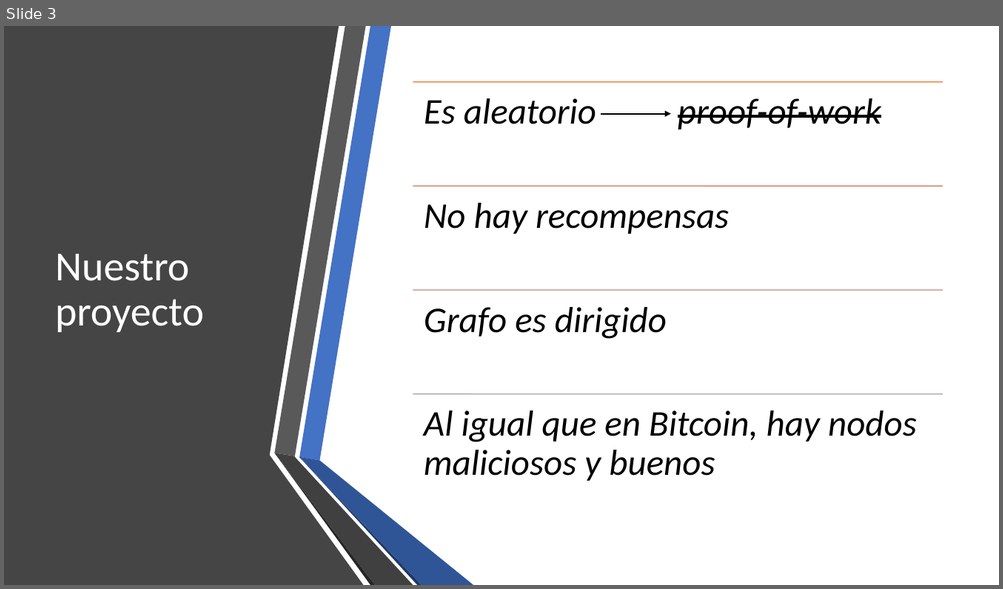
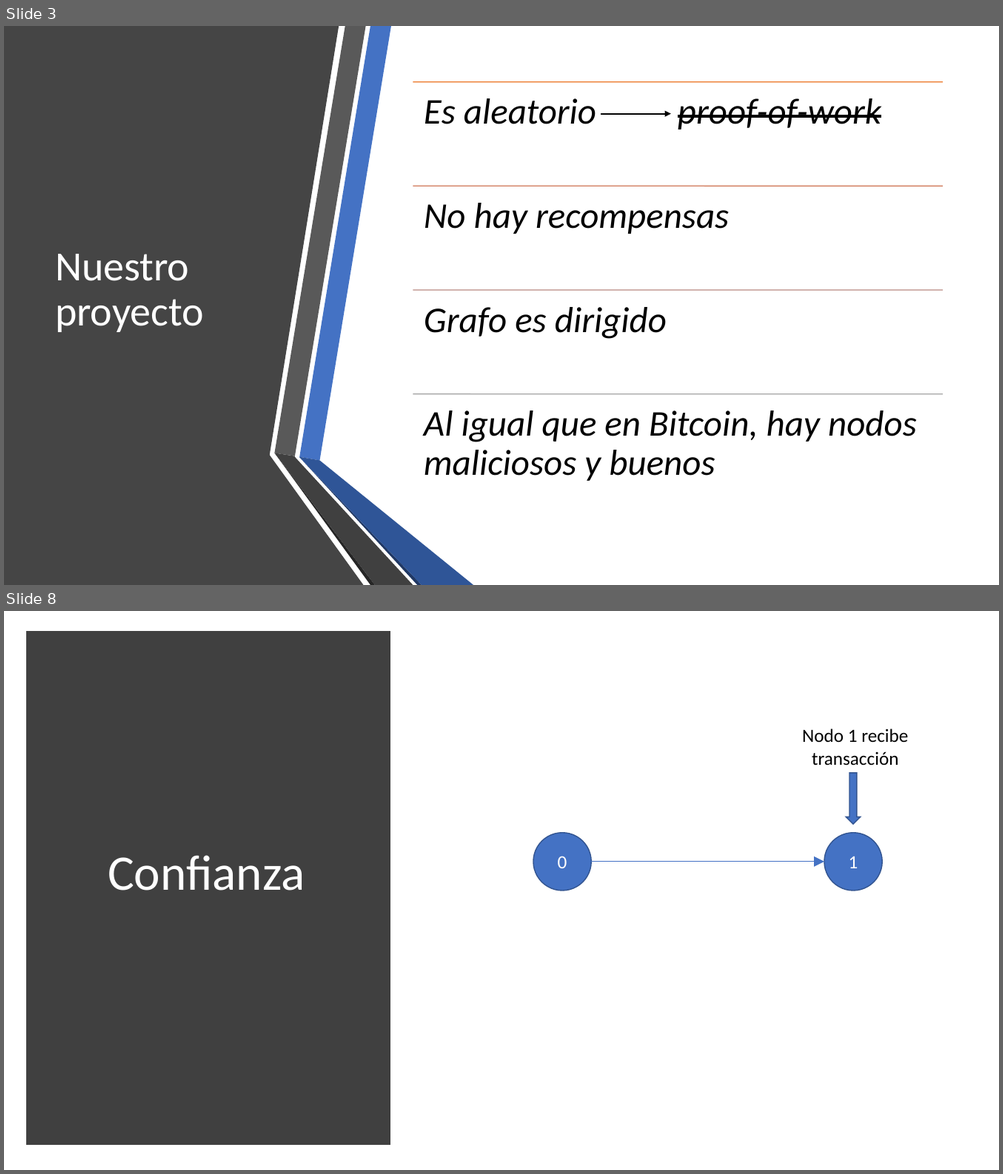
Before and after one commit to jtvigneaux/proyecto-1-criptomonedas, a slide deck: Presentación/Presentación.pptx. Shown one above the other, each under a label of ours: slide 3 before the commit, slides 3 and 8 after it; the slides between them are not shown. The pictures are 1003x589 and 1003x1174 pixels, drawn with LibreOffice and Linux fonts; fonts in the diff are those of the drawing. Boxes give left, top, right and bottom in pixels: in the first picture for what was removed or moved away, otherwise in the second. Text is boxed around its words. In the diff, an @@ line names an element or a change of style, - is before the commit and + after.

```diff
--- a/Presentación/Presentación.pptx
+++ b/Presentación/Presentación.pptx
@@ slide 8 added at (x1=4, y1=611, x2=999, y2=1170), background #FFFFFF @@
@@ rectangle added at (x1=31, y1=636, x2=385, y2=1141), fill #404040, outline #404040 10 pt @@
@@ text added at (x1=802, y1=729, x2=908, y2=766), 18 pt, text #000000 @@
+Nodo 1 recibe transacción
@@ down arrow added at (x1=845, y1=773, x2=859, y2=824), fill #4472C4, outline #325491 1 pt @@
@@ ellipse added at (x1=533, y1=832, x2=591, y2=891), fill #4472C4, outline #325491 1 pt, 18 pt, text #FFFFFF @@
+0
@@ ellipse added at (x1=824, y1=832, x2=882, y2=891), fill #4472C4, outline #325491 1 pt, 18 pt, text #FFFFFF @@
+1
@@ title added at (x1=108, y1=855, x2=305, y2=891), 48 pt, text #FFFFFF @@
+Confianza
@@ arrow added from (591, 862) to (824, 862), #4472C4 0.5 pt @@
```
Also in this commit, not shown: 1 slide changed, 19 other slides added, 2 other files.
